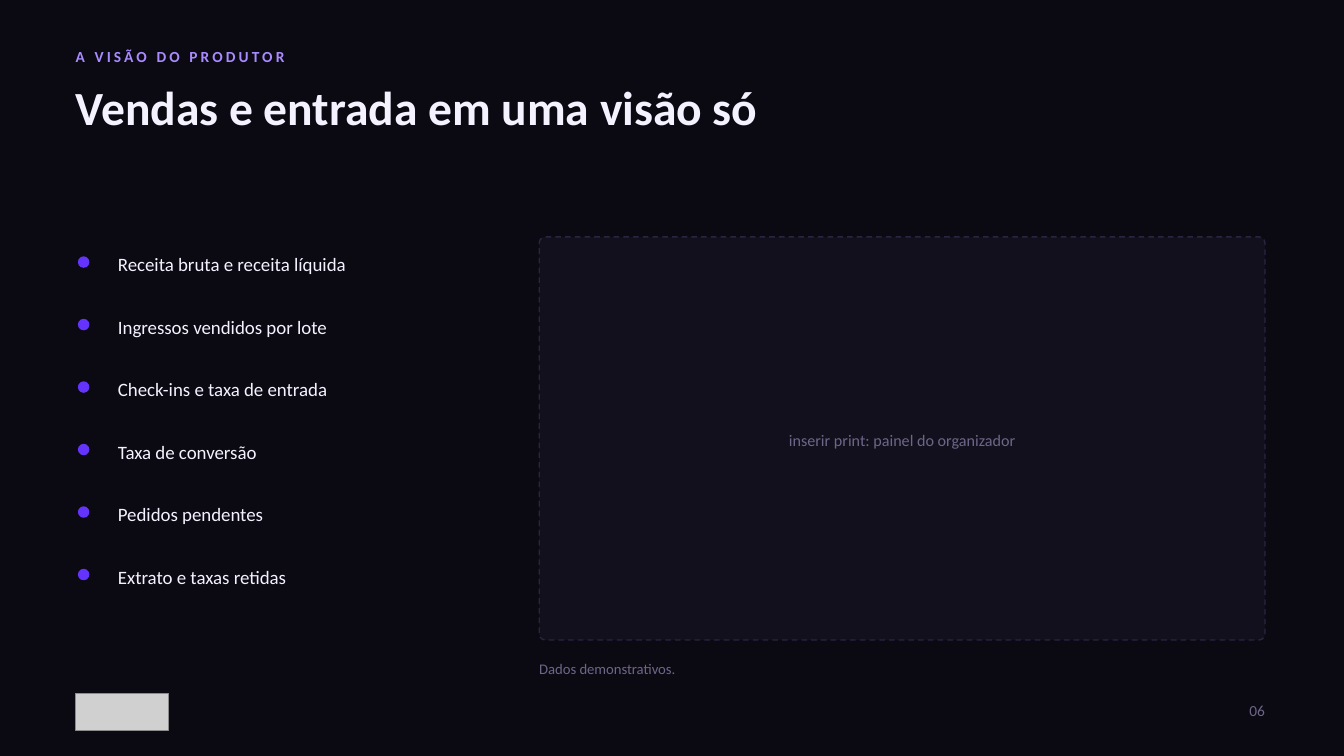
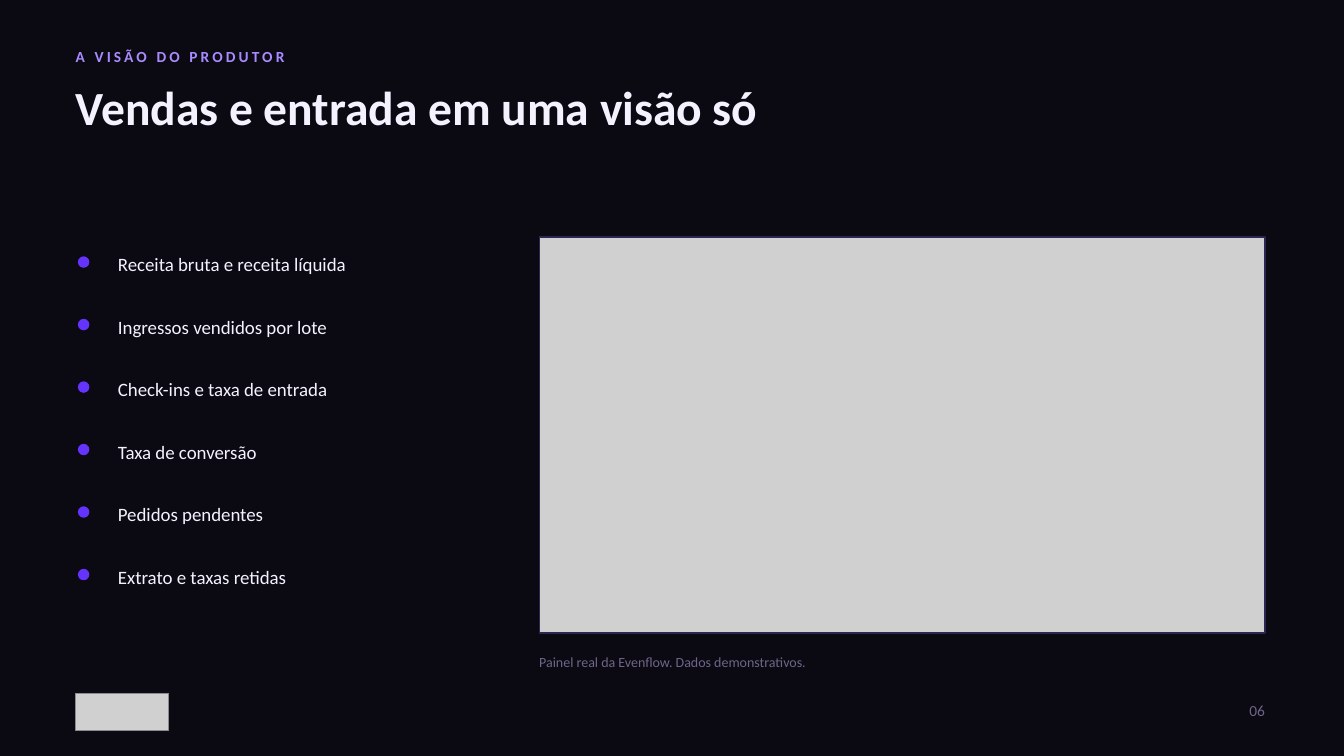
Before and after one commit to Matheusgivisiez/Eventflow, a slide deck: slide 6 of comercial/Evenflow_Deck_Comercial.pptx. Drawn at 1344x756 pixels with LibreOffice and Linux fonts; fonts in the diff are those of the drawing; grey boxes stand for pictures. Boxes give left, top, right and bottom in pixels: in the first picture for what was removed or moved away, otherwise in the second. Text is boxed around its words. In the diff, an @@ line names an element or a change of style, - is before the commit and + after.

```diff
--- a/comercial/Evenflow_Deck_Comercial.pptx
+++ b/comercial/Evenflow_Deck_Comercial.pptx
@@ rounded rectangle removed at [539,237,1265,640] @@
@@ picture added at [539,237,1265,633] @@
@@ rectangle added at [539,237,1265,633], outline #2E2552 1 pt @@
@@ text removed at [789,435,1016,449] @@
-inserir print: painel do organizador
@@ text at [539,657,806,667]: text changed; size 10.5 to 10 pt @@
-Dados demonstrativos.
+Painel real da Evenflow. Dados demonstrativos.
```
Also in this commit, not shown: 2 other slides changed, 40 other files.
